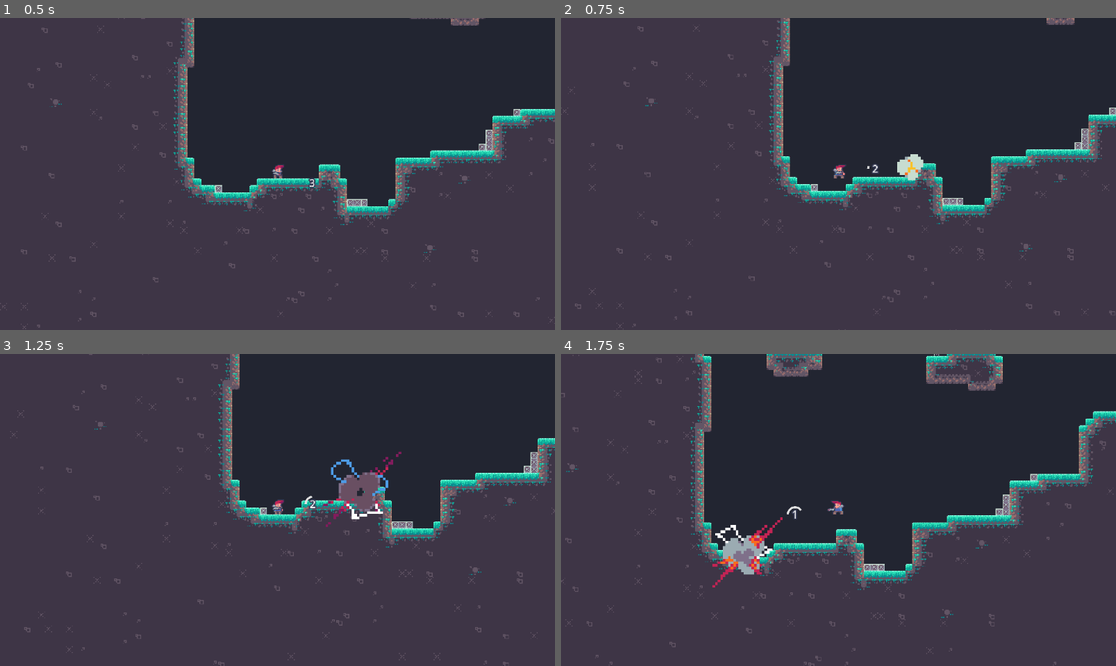
Above: before the commit, frames 1-4 (two rows, left to right).
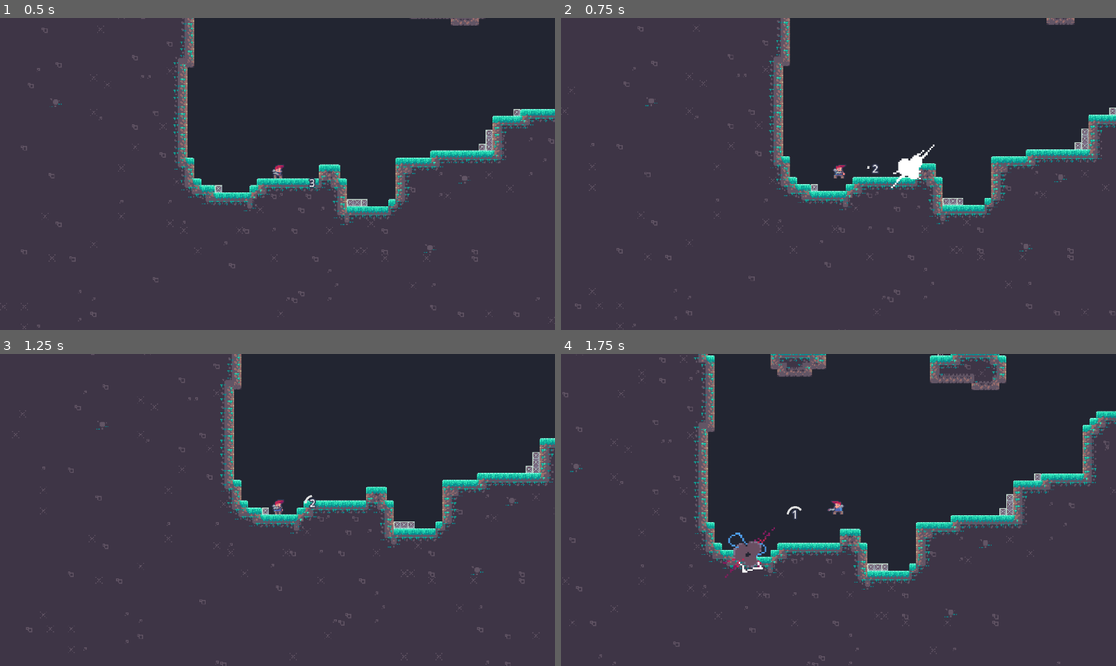
Above: after the commit, the same moments.

Repository: SoulierTom/Rocket
Game: Godot game, scene res://Scenes/Level Pico8.tscn
Two runs of this game, one before a commit and one after it. Both use one fixed random seed, a clock stepped at 60 frames per second and the inputs below.
Inputs (mouse positions are in pixels of both pictures, inside the frame that each line leads up to):
- Up to frame 1 (0.5 s): no input
- Up to frame 2 (0.75 s): tap Enter at 0.5 s; move the mouse to (960, 158) at 0.52 s; press the mouse at (960, 158) at 0.53 s; hold D (Move_Right) from 0.53 s (still down)
- Up to frame 3 (1.25 s): keep holding D (Move_Right); tap Space (Jump) at 0.77 s
- Up to frame 4 (1.75 s): keep holding D (Move_Right); move the mouse to (727, 525) at 1.27 s; release the mouse at (727, 525) at 1.28 s; click (727, 525) at 1.35 s; tap Space (Jump) at 1.52 s

Frame 1 is identical in both runs. In frame 2, 0.4% of the frame differs, in the area x 59-68%, y 40-55%; in frame 3, 4.5%; in frame 4, 7.4%, in the area x 0-100%, y 0-100%.

Commit message:
explo update

Diff:
--- a/Scenes/Explosion.tscn
+++ b/Scenes/Explosion.tscn
@@ -81,7 +81,7 @@
 }],
 "loop": true,
 "name": &"Explosion",
-"speed": 10.0
+"speed": 14.0
 }]
 
 [node name="Explosion" type="Area2D"]
@@ -97,7 +97,6 @@
 autostart = true
 
 [node name="AnimatedSprite2D" type="AnimatedSprite2D" parent="."]
-scale = Vector2(1.5, 1.5)
 sprite_frames = SubResource("SpriteFrames_gwew1")
 animation = &"Explosion"
 
--- a/Scripts/explosion.gd
+++ b/Scripts/explosion.gd
@@ -4,7 +4,7 @@
 @onready var collision_shape: CollisionShape2D = $CollisionShape2D  # Référence à la zone de collision
 @onready var timer: Timer = $Timer  # Timer pour gérer la durée de l'explosion
 
-@export var animation_duration: float = 1.0  # Durée totale de l'animation en secondes
+@export var animation_duration: float = 0.5  # Durée totale de l'animation en secondes
 @export var explosion_impulse_duration: float = 0.1  # Durée durant laquelle la poussée est appliquée
 
 var explosion_active: bool = false  # Pour suivre l'état de l'activation de la collision
